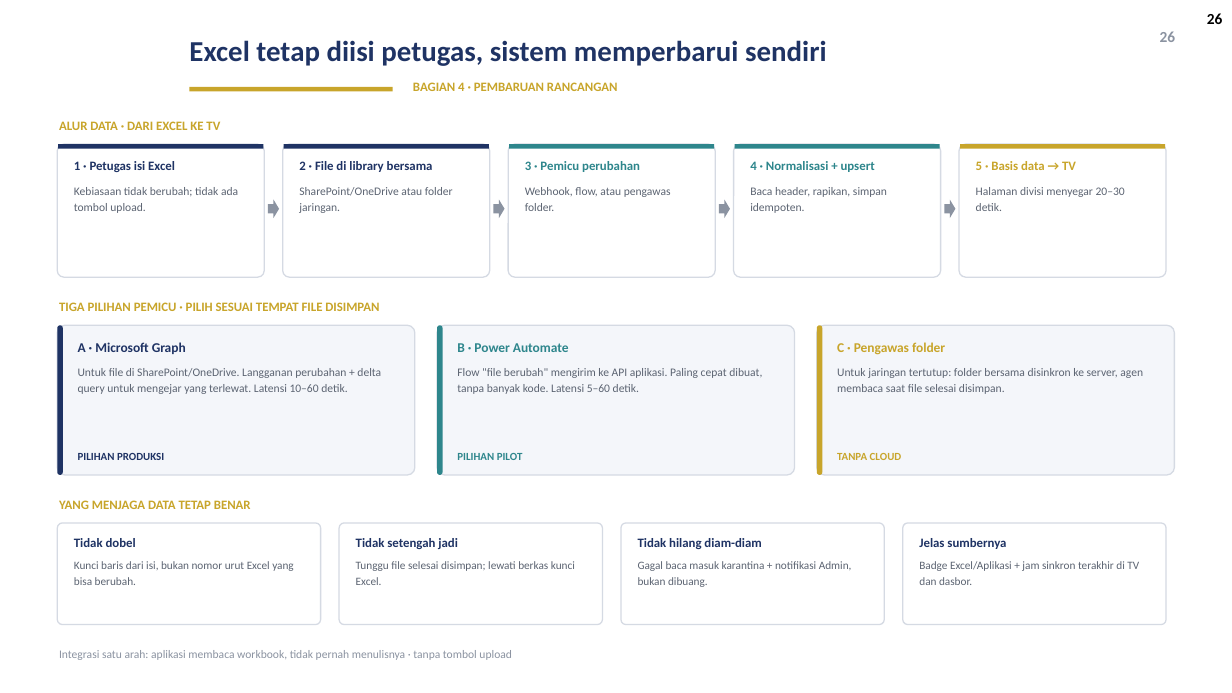
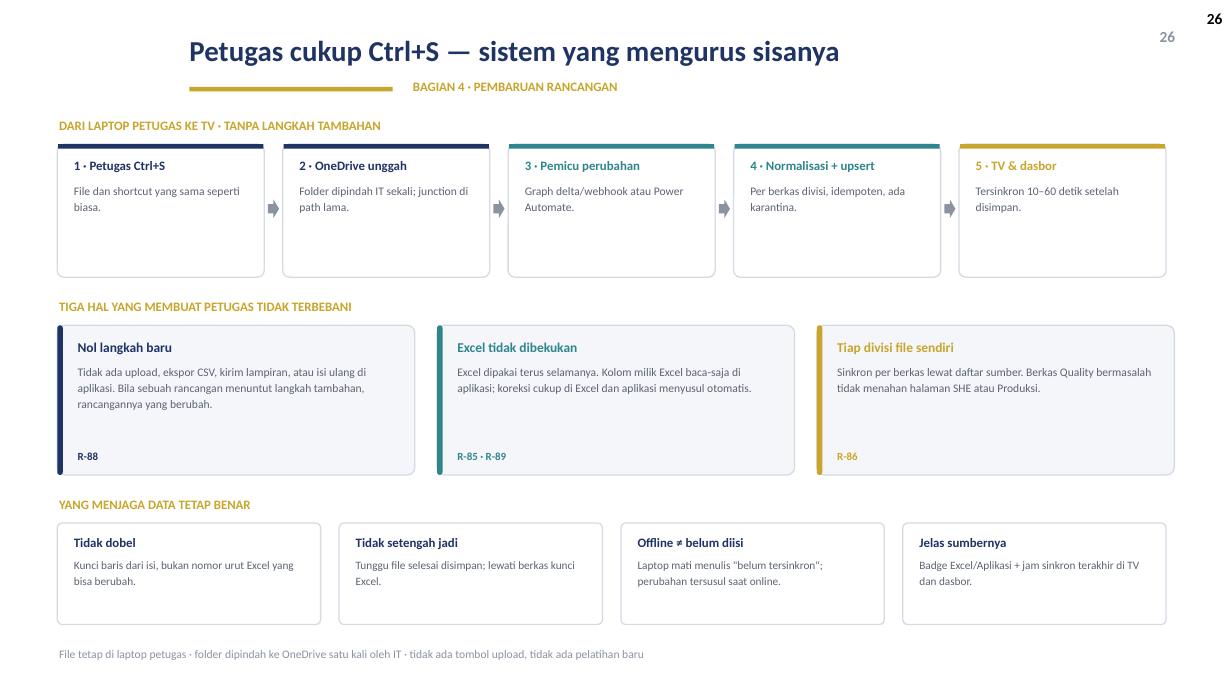
Before and after one commit to GalaxyDust/DailyMonitoringSystem_App, a slide deck: slide 26 of docs/laporan/DMS_Digitalisasi_v1.pptx. Drawn at 1232x693 pixels with LibreOffice and Linux fonts; fonts in the diff are those of the drawing; background and template pictures are left out. Boxes give left, top, right and bottom in pixels: in the first picture for what was removed or moved away, otherwise in the second. Text is boxed around its words. In the diff, an @@ line names an element or a change of style, - is before the commit and + after.

```diff
--- a/docs/laporan/DMS_Digitalisasi_v1.pptx
+++ b/docs/laporan/DMS_Digitalisasi_v1.pptx
@@ title at <box>189,40,840,66</box>: text changed @@
-Excel tetap diisi petugas, sistem memperbarui sendiri
+Petugas cukup Ctrl+S — sistem yang mengurus sisanya
@@ text at <box>59,121,381,130</box>: text changed @@
-ALUR DATA · DARI EXCEL KE TV
+DARI LAPTOP PETUGAS KE TV · TANPA LANGKAH TAMBAHAN
@@ text at <box>74,161,165,172</box>: text changed @@
-1 · Petugas isi Excel
+1 · Petugas Ctrl+S
@@ text at <box>299,161,407,172</box>: text changed @@
-2 · File di library bersama
+2 · OneDrive unggah
@@ text at <box>976,161,1057,170</box>: text changed @@
-5 · Basis data → TV
+5 · TV & dasbor
@@ text at <box>74,187,240,211</box>: text changed @@
-Kebiasaan tidak berubah; tidak ada tombol upload.
+File dan shortcut yang sama seperti biasa.
@@ text at <box>299,187,468,213</box>: text changed @@
-SharePoint/OneDrive atau folder jaringan.
+Folder dipindah IT sekali; junction di path lama.
@@ text at <box>525,187,684,211</box>: text changed @@
-Webhook, flow, atau pengawas folder.
+Graph delta/webhook atau Power Automate.
@@ text at <box>750,187,905,211</box>: text changed @@
-Baca header, rapikan, simpan idempoten.
+Per berkas divisi, idempoten, ada karantina.
@@ text at <box>976,187,1119,213</box>: text changed @@
-Halaman divisi menyegar 20–30 detik.
+Tersinkron 10–60 detik setelah disimpan.
@@ text at <box>59,302,352,311</box>: text changed @@
-TIGA PILIHAN PEMICU · PILIH SESUAI TEMPAT FILE DISIMPAN
+TIGA HAL YANG MEMBUAT PETUGAS TIDAK TERBEBANI
@@ text at <box>78,342,172,355</box>: text changed @@
-A · Microsoft Graph
+Nol langkah baru
@@ text at <box>457,342,577,352</box>: text changed @@
-B · Power Automate
+Excel tidak dibekukan
@@ text at <box>837,342,954,354</box>: text changed @@
-C · Pengawas folder
+Tiap divisi file sendiri
@@ text at <box>78,368,366,410</box>: text changed @@
-Untuk file di SharePoint/OneDrive. Langganan perubahan + delta query untuk mengejar yang terlewat. Latensi 10–60 detik.
+Tidak ada upload, ekspor CSV, kirim lampiran, atau isi ulang di aplikasi. Bila sebuah rancangan menuntut langkah tambahan, rancangannya yang berubah.
@@ text at <box>457,368,752,394</box>: text changed @@
-Flow "file berubah" mengirim ke API aplikasi. Paling cepat dibuat, tanpa banyak kode. Latensi 5–60 detik.
+Excel dipakai terus selamanya. Kolom milik Excel baca-saja di aplikasi; koreksi cukup di Excel dan aplikasi menyusul otomatis.
@@ text at <box>837,368,1151,392</box>: text changed @@
-Untuk jaringan tertutup: folder bersama disinkron ke server, agen membaca saat file selesai disimpan.
+Sinkron per berkas lewat daftar sumber. Berkas Quality bermasalah tidak menahan halaman SHE atau Produksi.
@@ text at <box>78,452,99,460</box>: text changed @@
-PILIHAN PRODUKSI
+R-88
@@ text at <box>457,452,507,460</box>: text changed @@
-PILIHAN PILOT
+R-85 · R-89
@@ text at <box>837,452,858,460</box>: text changed @@
-TANPA CLOUD
+R-86
@@ text at <box>638,538,743,547</box>: text changed @@
-Tidak hilang diam-diam
+Offline ≠ belum diisi
@@ text at <box>638,561,823,587</box>: text changed @@
-Gagal baca masuk karantina + notifikasi Admin, bukan dibuang.
+Laptop mati menulis "belum tersinkron"; perubahan tersusul saat online.
@@ text at <box>59,650,644,660</box>: text changed @@
-Integrasi satu arah: aplikasi membaca workbook, tidak pernah menulisnya · tanpa tombol upload
+File tetap di laptop petugas · folder dipindah ke OneDrive satu kali oleh IT · tidak ada tombol upload, tidak ada pelatihan baru
```
Also in this commit, not shown: 2 other slides changed, 10 other files.
